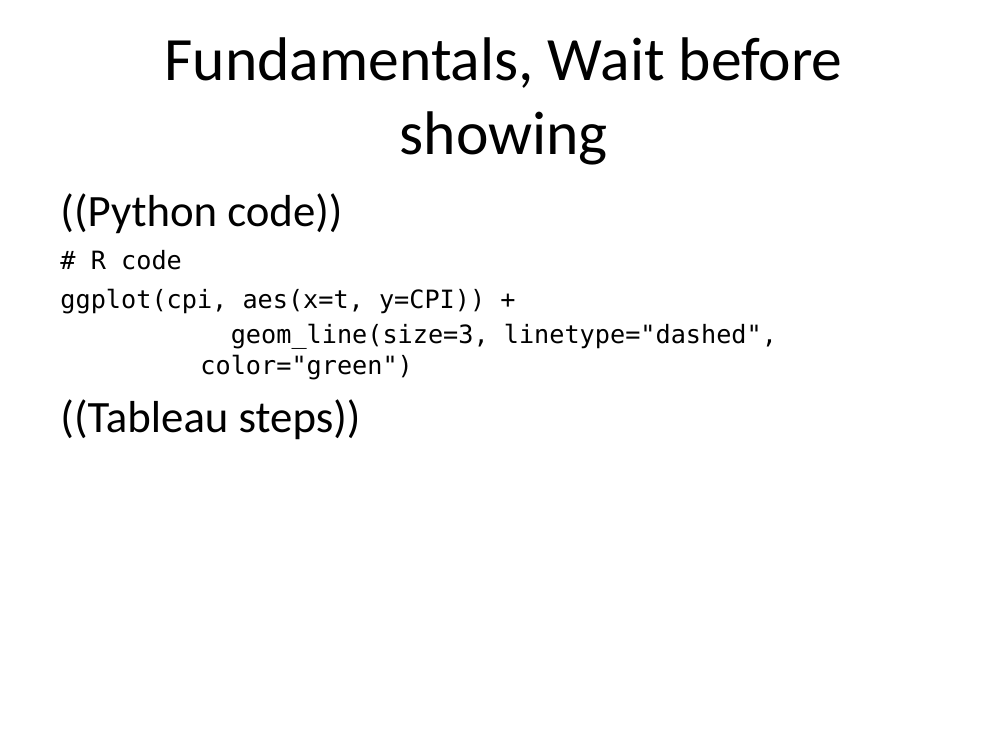
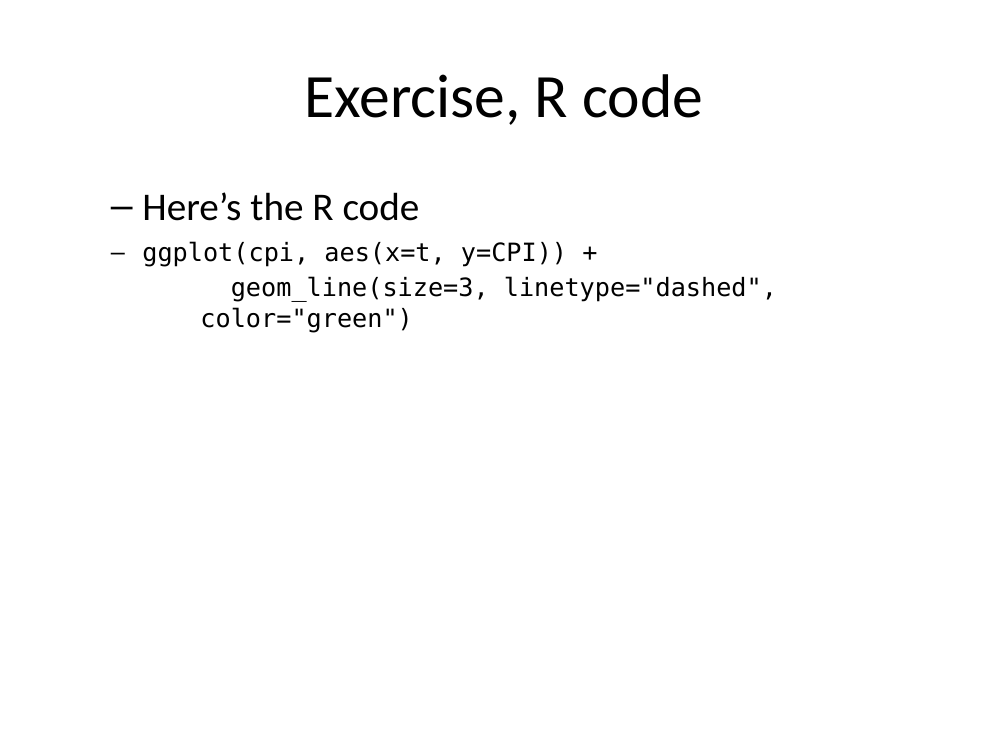
Before and after one commit to pmean/data-visualization, a slide deck: slide 11 of data-viz-03/component/fundamentals.pptx (slide 8 before the commit). Drawn at 1008x756 pixels with LibreOffice and Linux fonts; fonts in the diff are those of the drawing. Boxes give left, top, right and bottom in pixels: in the first picture for what was removed or moved away, otherwise in the second. Text is boxed around its words. In the diff, an @@ line names an element or a change of style, - is before the commit and + after.

```diff
--- a/data-viz-03/component/fundamentals.pptx
+++ b/data-viz-03/component/fundamentals.pptx
@@ title at (x1=304, y1=74, x2=703, y2=125): text changed @@
-Fundamentals, Wait before showing
+Exercise, R code
@@ text at (x1=142, y1=192, x2=777, y2=333): text changed @@
-((Python code))
-# R code
-ggplot(cpi, aes(x=t, y=CPI)) +
-geom_line(size=3, linetype="dashed", color="green")
-((Tableau steps))
+  – Here’s the R code
+ggplot(cpi, aes(x=t, y=CPI)) +
+geom_line(size=3, linetype="dashed", color="green")
```
Also in this commit, not shown: 4 other slides changed, 15 slides added, 17 slides removed, 12 other files.
